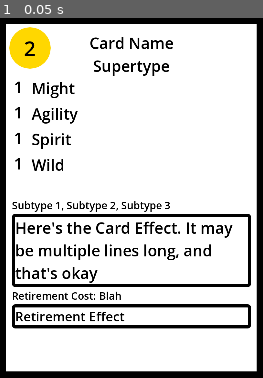
Above: before the commit, frame 1.
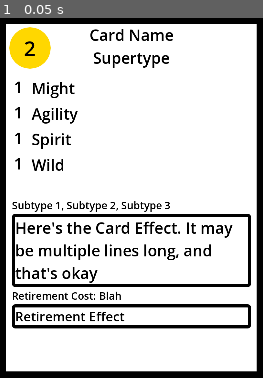
Above: after the commit, the same moment.

Repository: SamBumgardner/card-generator
Game: Godot game, scene res://card/template/adventurer/card_adventurer_wounded.tscn
Two runs of this game, one before a commit and one after it. Both use one fixed random seed, a clock stepped at 60 frames per second and the inputs below. This scene is started directly instead of the project's main scene.
Inputs:
- Up to frame 1 (0.05 s): no input

The runs differ from the first frame. In frame 1, 1.6% of the frame differs, in the area x 34-66%, y 3-17%.

Commit message:
adjustments for printing double-sided adventurers

Diff:
--- a/game/card/template/adventurer/card_adventurer_wounded.tscn
+++ b/game/card/template/adventurer/card_adventurer_wounded.tscn
@@ -18,9 +18,6 @@
 [node name="CardAdventurerWounded" instance=ExtResource("1_4u66h")]
 script = ExtResource("2_4dt7d")
 
-[node name="Header" parent="Border/ColorRect" index="0"]
-offset_top = 25.0
-
 [node name="Typeline" parent="Border/ColorRect/Body" index="0"]
 custom_minimum_size = Vector2(0, 0)
 size_flags_vertical = 4
--- a/game/card_generator.gd
+++ b/game/card_generator.gd
@@ -76,6 +76,8 @@
         print_page_number = 0
         current_card_printed_count = 0
         next_page = get_next_page_of_card_specs()
+        if sets_to_print[current_set_i].back_side:
+            next_page = invert_card_columns(next_page)
         _instantiate_cards(next_page)
     else:
         get_tree().quit()
--- a/game/card_generator.tscn
+++ b/game/card_generator.tscn
@@ -1,14 +1,9 @@
-[gd_scene load_steps=10 format=3 uid="uid://k3vek4d1ci4t"]
+[gd_scene load_steps=5 format=3 uid="uid://k3vek4d1ci4t"]
 
 [ext_resource type="Script" uid="uid://ojeprkjhocyt" path="res://card_generator.gd" id="1_uduw0"]
 [ext_resource type="Script" uid="uid://4xetil733gdj" path="res://addons/card_specification_importer/importer/resources/card_printing_set.gd" id="2_7thvl"]
-[ext_resource type="Resource" uid="uid://bsmc2k6ivtmsp" path="res://data/cards/v2/Town & Dungeon Card Spec v2 - Gear.tsv" id="3_bwpfb"]
-[ext_resource type="Resource" uid="uid://dnae28pgganum" path="res://data/cards/v2/Town & Dungeon Card Spec v2 - Bounty.tsv" id="3_dri2y"]
-[ext_resource type="Resource" uid="uid://b7bj0e58gjbo8" path="res://data/cards/v2/Town & Dungeon Card Spec v2 - Action.tsv" id="4_3rwlo"]
-[ext_resource type="Resource" uid="uid://cs45vv0ifwxu" path="res://data/cards/v2/Town & Dungeon Card Spec v2 - Building.tsv" id="5_6i8ov"]
 [ext_resource type="Resource" uid="uid://r4eno0oaed6j" path="res://data/cards/v2/Town & Dungeon Card Spec v2 - Adventurer.tsv" id="6_lqhqu"]
 [ext_resource type="Resource" uid="uid://cckf1w865rdlk" path="res://data/cards/v2/Town & Dungeon Card Spec v2 - AdventurerBack.tsv" id="7_lk0e7"]
-[ext_resource type="Resource" uid="uid://wojsanikll0q" path="res://data/cards/v2/Town & Dungeon Card Spec v2 - Midboss.tsv" id="8_lk0e7"]
 
 [node name="CardGenerator" type="Control"]
 layout_mode = 3
@@ -18,7 +13,7 @@
 grow_horizontal = 2
 grow_vertical = 2
 script = ExtResource("1_uduw0")
-sets_to_print = Array[ExtResource("2_7thvl")]([ExtResource("3_dri2y"), ExtResource("3_bwpfb"), ExtResource("4_3rwlo"), ExtResource("5_6i8ov"), ExtResource("6_lqhqu"), ExtResource("7_lk0e7"), ExtResource("8_lk0e7")])
+sets_to_print = Array[ExtResource("2_7thvl")]([ExtResource("6_lqhqu"), ExtResource("7_lk0e7")])
 
 [node name="GridContainer" type="GridContainer" parent="."]
 layout_mode = 0
